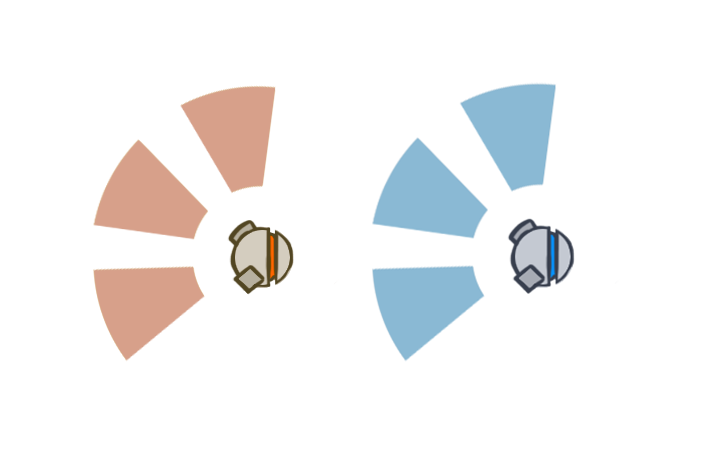
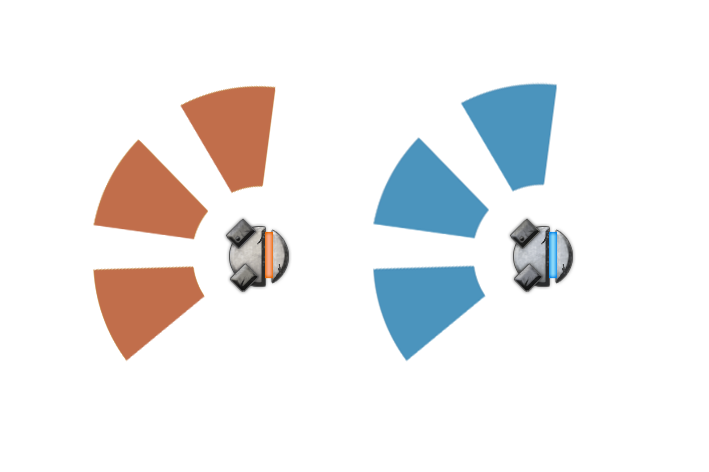
Comparing the layer stacks of the two 709x472 images. Changes:
added group "Ica" with 2 layers above "Chad" over (373, 82, 576, 362)
added layer "Capa 34" in group "Ica" over (373, 82, 558, 362)
added layer "Capa 32 copia" in group "Ica" over (507, 216, 576, 295)
added group "Chad" with 2 layers above "Grupo 11" over (93, 85, 292, 362)
added layer "Capa 33" in group "Chad" over (93, 85, 276, 362)
added layer "Tono/saturación 2 copia" in group "Chad" over (223, 216, 292, 295)
moved "Grupo 2 copia 2" into group "Grupo 6" over (93, 85, 337, 362)
moved "ruedaAccion_ica" into group "Grupo 6" over (372, 82, 617, 362)
